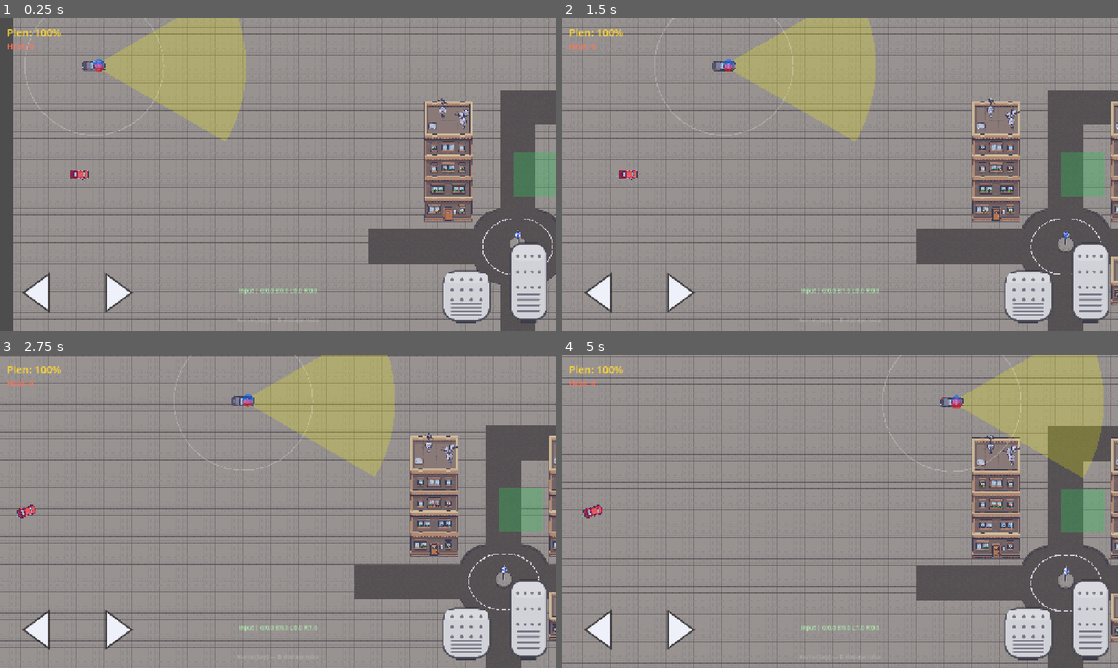
Above: before the commit, frames 1-4 (two rows, left to right).
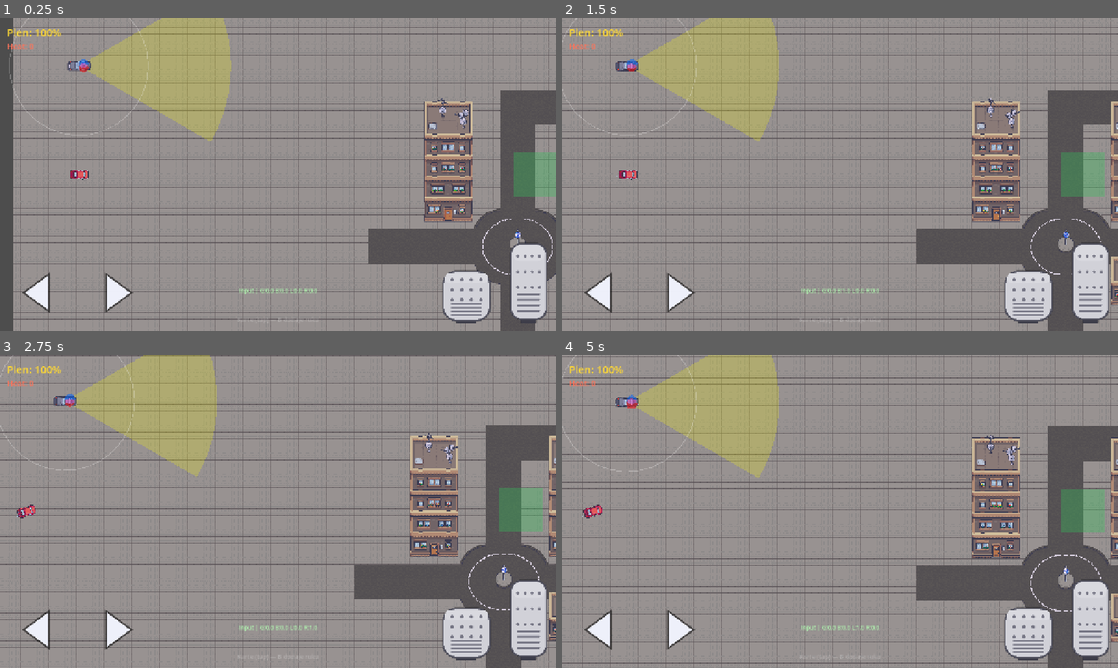
Above: after the commit, the same moments.

Repository: Gubari/Getaway-Racing
Game: Godot game, scene res://scenes/main/main.tscn
Same seed, same stepped clock (60 frames per second), same inputs: the game is played once before the commit and once after it.
Inputs:
- Up to frame 1 (0.25 s): no input
- Up to frame 2 (1.5 s): hold D (steer_right) 0.53-1.28 s; tap W (gas) at 0.6, 1.35 s; hold S (brake) from 1.28 s (still down)
- Up to frame 3 (2.75 s): release S (brake) at 2.03 s; hold D (steer_right) from 2.03 s (still down); tap W (gas) at 2.1 s
- Up to frame 4 (5 s): tap W (gas) at 2.85, 3.6, 4.35 s; release D (steer_right) at 3.53 s; hold A (steer_left) from 3.53 s (still down)

The runs differ from the first frame. In frame 1, 2.5% of the frame differs, in the area x 1-45%, y 0-40%; in frame 2, 11%; in frame 3, 13%; in frame 4, 13%, in the area x 0-98%, y 0-40%.

Commit message:
Fizika policije

Diff:
--- a/scenes/police/police.gd
+++ b/scenes/police/police.gd
@@ -2,9 +2,8 @@
 ## POLICIJSKI AI: state masina (CHASE / SEARCHING / RETURNING) + vision cone.
 ## Vlasnik: B. NAJRIZICNIJI sistem - zacementirati prvi (faza 3-5h).
 ##
-## KRETANJE: NavigationAgent2D prati navmesh -> obilazi zidove i coskove.
-## ZAHTEV: scena mora imati NavigationRegion2D sa pecenom navigacijom
-## (u pravom gradu to prave A/C; u test sceni se pece u runtime-u).
+## KRETANJE: NavigationAgent2D bira put, ista top-down fizika kao player
+## (ubrzavanje, drag, skretanje zavisi od brzine). Ulje i dalje pali _skid().
 
 enum State { CHASE, SEARCHING, RETURNING }
 
@@ -20,9 +19,19 @@
 @export var peek_distance: float = 200.0      # bazni domet "juri kuda je pobegao" (obilazi zid)
 @export var patrol_radius: float = 140.0      # radijus laganog krstarenja u RETURNING
 @export var catch_distance: float = 28.0      # kad te stigne izbliza -> uhvacen
-@export var turn_speed: float = 9.0           # glatkoca rotacije (lerp)
 @export var skid_spin: float = 7.0            # brzina vrtnje dok je bez kontrole (ulje)
 @export var skid_friction: float = 160.0      # koliko brzo klizanje usporava
+
+@export_group("Driving")
+@export var acceleration: float = 480.0
+@export var drag: float = 3.2
+@export var brake_force: float = 1100.0
+@export var steer_speed: float = 3.1
+@export var steering_smoothing: float = 12.0
+@export var min_speed_to_steer: float = 35.0
+@export var high_speed_accel_factor: float = 0.45
+@export var reverse_max_speed: float = 160.0
+@export var ai_steer_angle_deg: float = 45.0   # pun gas skretanja kad je meta ovako off-axis
 
 @export_group("Sprite")
 @export var car_anim_fps: float = 14.0
@@ -50,6 +59,8 @@
 var _last_dist: float = INF
 var _stuck_timer: float = 0.0
 
+var _forward_speed: float = 0.0
+var _steer_smoothed: float = 0.0
 var _car_anim_accum: float = 0.0
 
 @onready var los_ray: RayCast2D = $LineOfSight
@@ -70,6 +81,12 @@
 		player = get_tree().get_first_node_in_group(Constants.GROUP_PLAYER)
 		return
 
+	if not GameState.is_running:
+		_forward_speed = 0.0
+		velocity = Vector2.ZERO
+		move_and_slide()
+		return
+
 	if _control_lost_timer > 0.0:
 		_control_lost_timer -= delta
 
@@ -94,7 +111,7 @@
 	if _car_sprite.texture != tex:
 		_car_sprite.texture = tex
 
-	if sirens_on or velocity.length() > 5.0:
+	if sirens_on or absf(_forward_speed) > 5.0:
 		_car_anim_accum += delta * car_anim_fps
 		_car_sprite.frame = int(_car_anim_accum) % CAR_ANIM_FRAMES
 
@@ -208,30 +225,80 @@
 	_last_dist = INF
 	_stuck_timer = 0.0
 
-func _move(delta: float, speed: float) -> void:
+func _move(delta: float, speed_cap: float) -> void:
 	if _control_lost_timer > 0.0:
-		_skid(delta)   # na ulju: ne slusa navmesh, klizi i vrti se
-		return
+		_skid(delta)
+		return
+
 	if agent.is_navigation_finished():
-		velocity = Vector2.ZERO
+		_apply_drive(delta, 0.0, 0.0, speed_cap)
 		move_and_slide()
 		return
-	# Prati sledecu tacku putanje koju navmesh racuna (obilazi zidove/coskove).
+
 	var next_point := agent.get_next_path_position()
-	var desired := (next_point - global_position).normalized()
-	rotation = lerp_angle(rotation, desired.angle(), turn_speed * delta)
-	velocity = Vector2.RIGHT.rotated(rotation) * speed   # vozi NAPRED po nosu (car-feel)
+	var to_next := next_point - global_position
+	if to_next.length_squared() < 16.0:
+		_apply_drive(delta, 0.0, 0.0, speed_cap)
+		move_and_slide()
+		return
+
+	var desired_angle := to_next.angle()
+	var angle_diff := wrapf(desired_angle - rotation, -PI, PI)
+	var steer_input := clampf(
+		angle_diff / deg_to_rad(ai_steer_angle_deg),
+		-1.0,
+		1.0
+	)
+	var throttle := 1.0
+	if absf(angle_diff) > deg_to_rad(70.0):
+		throttle = 0.25
+	elif absf(angle_diff) > deg_to_rad(40.0):
+		throttle = 0.55
+
+	_apply_drive(delta, throttle, steer_input, speed_cap)
 	move_and_slide()
+
+func _apply_drive(delta: float, throttle: float, steer_input: float, max_speed_cap: float) -> void:
+	_steer_smoothed = lerpf(_steer_smoothed, steer_input, steering_smoothing * delta)
+	_update_forward_speed(throttle, delta, max_speed_cap)
+	_apply_steering(delta, max_speed_cap)
+	velocity = Vector2.from_angle(rotation) * _forward_speed
+
+func _update_forward_speed(throttle: float, delta: float, max_speed_cap: float) -> void:
+	if throttle > 0.0:
+		var speed_ratio := clampf(absf(_forward_speed) / max_speed_cap, 0.0, 1.0)
+		var accel_mult := lerpf(1.0, high_speed_accel_factor, speed_ratio)
+		_forward_speed += throttle * acceleration * accel_mult * delta
+	elif throttle < 0.0:
+		if _forward_speed > 0.0:
+			_forward_speed -= brake_force * absf(throttle) * delta
+		else:
+			_forward_speed += throttle * acceleration * 0.55 * delta
+	else:
+		var decay := drag * maxf(absf(_forward_speed), 60.0) * delta
+		_forward_speed = move_toward(_forward_speed, 0.0, decay)
+
+	_forward_speed = clampf(_forward_speed, -reverse_max_speed, max_speed_cap)
+
+func _apply_steering(delta: float, max_speed_cap: float) -> void:
+	if absf(_forward_speed) < min_speed_to_steer:
+		return
+
+	var speed_factor := clampf(absf(_forward_speed) / max_speed_cap, 0.25, 1.0)
+	var direction_sign := 1.0 if _forward_speed >= 0.0 else -1.0
+	rotation += _steer_smoothed * steer_speed * speed_factor * direction_sign * delta
 
 ## Poziva je ULJE: policija gubi kontrolu (klizi po inerciji + vrti se) `duration` sek.
 func lose_control(duration: float) -> void:
 	if _control_lost_timer <= 0.0:
 		_spin_dir = 1.0 if randf() < 0.5 else -1.0   # nasumican smer vrtnje
+		velocity = Vector2.from_angle(rotation) * _forward_speed
 	_control_lost_timer = maxf(_control_lost_timer, duration)
 
 func _skid(delta: float) -> void:
 	rotation += _spin_dir * skid_spin * delta
 	velocity = velocity.move_toward(Vector2.ZERO, skid_friction * delta)
+	_forward_speed = velocity.dot(Vector2.from_angle(rotation))
 	move_and_slide()
 
 func _arrived() -> bool:
